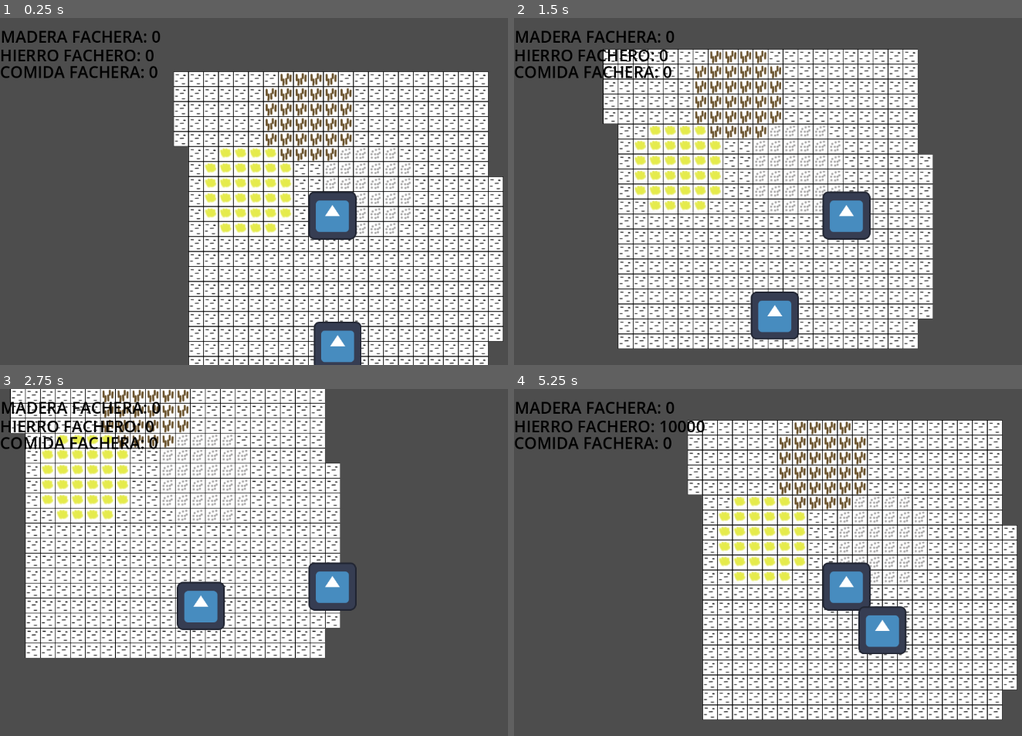
Above: before the commit, frames 1-4 (two rows, left to right).
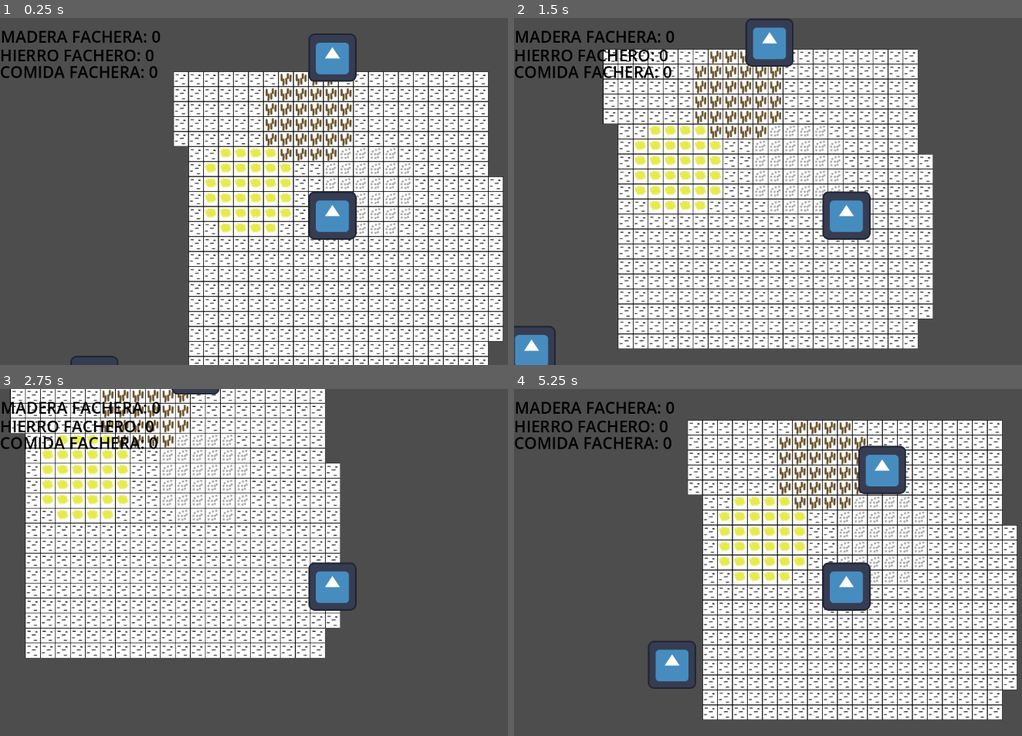
Above: after the commit, the same moments.

Repository: QuaaDev/Juego-Proyecto
Game: Godot game, scene res://Scene/Nucleo.tscn
Two runs of this game, one before a commit and one after it. Both use one fixed random seed, a clock stepped at 60 frames per second and the inputs below. The engine's default icon, where the game draws it, is replaced by a stand-in: a white triangle on a blue panel in a dark square.
Inputs:
- Up to frame 1 (0.25 s): no input
- Up to frame 2 (1.5 s): tap Enter at 0.5 s; hold Right (ui_right) 0.53-1.28 s; hold Down (ui_down) from 1.28 s (still down)
- Up to frame 3 (2.75 s): release Down (ui_down) at 2.03 s; hold Right (ui_right) from 2.03 s (still down)
- Up to frame 4 (5.25 s): release Right (ui_right) at 2.78 s; hold Up (ui_up) 2.78-3.53 s; hold Left (ui_left) 3.53-5.03 s; hold Down (ui_down) from 5.03 s (still down)

The runs differ from the first frame. In frame 1, 2.1% of the frame differs, in the area x 13-72%, y 4-100%; in frame 2, 2.9%; in frame 3, 1.4%; in frame 4, 3.5%, in the area x 26-78%, y 9-87%.

Commit message:
Copia Seguridad
Arreglando un error que no diferencia coordenadas negativas de positivas

Diff:
--- a/TodoJunto/Scene/Nucleo.tscn
+++ b/TodoJunto/Scene/Nucleo.tscn
@@ -17,4 +17,9 @@
 [node name="Player" parent="Menu/EscenaPrincipal" instance=ExtResource("3_xxmsj")]
 
 [node name="Aldeano" parent="Menu/EscenaPrincipal" instance=ExtResource("4_rd3sf")]
-position = Vector2(78, 411)
+position = Vector2(-571, 503)
+tipo_de_recurso = 1
+
+[node name="Aldeano2" parent="Menu/EscenaPrincipal" instance=ExtResource("4_rd3sf")]
+position = Vector2(64, -357)
+tipo_de_recurso = 2
--- a/TodoJunto/Scene/Player.tscn
+++ b/TodoJunto/Scene/Player.tscn
@@ -9,10 +9,6 @@
 [node name="Player" type="CharacterBody2D"]
 script = ExtResource("1_3wn4x")
 
-[node name="Timer" type="Timer" parent="."]
-one_shot = true
-autostart = true
-
 [node name="Sprite2D" type="Sprite2D" parent="."]
 texture = ExtResource("1_4vcqx")
 centered = false
@@ -23,5 +19,3 @@
 
 [node name="Camera2D" type="Camera2D" parent="."]
 zoom = Vector2(0.7, 0.7)
-
-[connection signal="timeout" from="Timer" to="." method="_on_timer_timeout"]
--- a/TodoJunto/Scene/aldeano.tscn
+++ b/TodoJunto/Scene/aldeano.tscn
@@ -1,7 +1,10 @@
-[gd_scene load_steps=3 format=3 uid="uid://dudb84bw4lo4s"]
+[gd_scene load_steps=4 format=3 uid="uid://dudb84bw4lo4s"]
 
 [ext_resource type="Script" path="res://Script/IA_aldeano.gd" id="1_41rv6"]
 [ext_resource type="Texture2D" uid="uid://ckfbdlbjl564t" path="res://Assets/icon.svg" id="2_2ypyp"]
+
+[sub_resource type="CircleShape2D" id="CircleShape2D_ij46q"]
+radius = 60.0333
 
 [node name="Aldeano" type="CharacterBody2D"]
 script = ExtResource("1_41rv6")
@@ -13,4 +16,7 @@
 one_shot = true
 autostart = true
 
+[node name="CollisionShape2D" type="CollisionShape2D" parent="."]
+shape = SubResource("CircleShape2D_ij46q")
+
 [connection signal="timeout" from="Timer" to="." method="_on_timer_timeout"]
--- a/TodoJunto/Script/Area2D.gd
+++ b/TodoJunto/Script/Area2D.gd
@@ -1,11 +1,14 @@
 extends Area2D
 class_name Zona_de_recursos
 #Recursos
-
 var tipo_recurso : int #Recurso de la zona
 #Hierro 1 comida 2 madera 3
 var velocidad_actualizacion_recursos = 10000
 #Recursos
+#Aldeanos
+var lista_de_aldeanos = []
+#Una lista de aldeanos dentro de la zona de recursos para comunicarse con ellos mas tarde
+#Aldeanos
 var radio_de_la_zona : int #Radio del Circle Shape
 var tamaño_cells : int #Cada cuantos pixeles se colocara una cell
 var coordenadas_shape : Vector2 #Coordenadas de la zona en el mapa
@@ -14,7 +17,7 @@
 var lista_de_cuadriculas_a_actualizar = []
 @onready var tile_map = $"../TileMap"
 @onready var yo_mismo = $"."
-@onready var EscenaPrincipal = get_parent().get_parent() #<--- actualizar
+@onready var EscenaPrincipal = get_parent().get_parent()
 #Los nodos deben de estar a la misma altura para funcionar la ruta
 #Seccion TileMap
 func editar_cuadricula():
@@ -52,6 +55,9 @@
 	#Actualiza el tilemap al atlas predeterminado
 	for i in lista_de_cuadriculas_a_actualizar:
 		tile_map.set_cell(0,tile_map.local_to_map(i),0,Vector2(0,0),0)
+	#Envia el mensaje a todos los aldeanos locales que se agoto el recurso
+	for i in lista_de_aldeanos:
+		i.recurso_local_agotado()
 	#Elimina el Area2D junto a todos sus hijos
 	EscenaPrincipal.actualizar_area_agotada(yo_mismo)
 func iniciar_zona(recurso : int,radio : int, tamaño_cell : int, coordenadas_shape2 : Vector2, cantidad : int):
@@ -85,12 +91,24 @@
 	temporizador.wait_time = 1
 	temporizador.start()
 	temporizador.timeout.connect(actualizar_recurso)
+	#Se agrega la señal enteredbody luego de cargar todo
+	EscenaPrincipal.activar_entered_body_area2d(yo_mismo)
 
-func entrando_al_recurso(_body):
-	temporizador.paused = false
+func entrando_al_recurso(body):
+	if body.name.contains("Aldeano"):
+		#Desactiva el movimiento del aldeano
+		if body.tipo_de_recurso == tipo_recurso:
+			body.estoy_dentro_de_la_zona()
+			#Activa la recoleccion de recurso
+			temporizador.paused = false
+			#Almacena al aldeano en la lista
+			lista_de_aldeanos.append(body)
+		else:
+			print("Entro en la zona, pero con el recurso equivocado :(")
 
-func saliendo_del_recurso(_body):
-	temporizador.paused = true
+func saliendo_del_recurso(body):
+	if body.name.contains("Aldeano"):
+		temporizador.paused = true
 
 
 func actualizar_recurso():
--- a/TodoJunto/Script/ControladorEscena.gd
+++ b/TodoJunto/Script/ControladorEscena.gd
@@ -47,3 +47,9 @@
 	for i in areas_de_recurso:
 		lista_coordenadas.append(i.collision_shape_2d.position)
 	return lista_coordenadas
+func obtener_areas_de_recursos():
+	return areas_de_recurso
+
+func activar_entered_body_area2d(objeto):
+	objeto.body_entered.connect(objeto.entrando_al_recurso)
+	objeto.body_exited.connect(objeto.saliendo_del_recurso)
--- a/TodoJunto/Script/IA_aldeano.gd
+++ b/TodoJunto/Script/IA_aldeano.gd
@@ -11,16 +11,28 @@
 #Velocidad del aldeano
 const velocidad = 40
 #Velocidad del aldeano
+#Timer
+@onready var timer = $Timer
+@export var tipo_de_recurso : int
 #Cuando todo este iniciado, ejecuta el codigo
 func _on_timer_timeout():
 	buscar_recurso_cercano()
 func buscar_recurso_cercano():
+	print(tipo_de_recurso)
 	var distancia = []
 	var resultado_distancia = []
+	#prueba
+	var lista_de_coordenadas_validas = []
+	var areas_de_recursos = escena_principal.obtener_areas_de_recursos()
+	for i in areas_de_recursos:
+		if i.tipo_recurso == tipo_de_recurso:
+			lista_de_coordenadas_validas.append(i.collision_shape_2d.position)
+	print(lista_de_coordenadas_validas)
+	#prueba
 	#Obtiene las coordenadas de todos los recursos
-	coordenadas_recursos = escena_principal.obtener_coordenadas_area_recursos()
+	#coordenadas_recursos = escena_principal.obtener_coordenadas_area_recursos()
 	#Almacena la diferencia entre las coordenadas en valor absoluto
-	for i in coordenadas_recursos:
+	for i in lista_de_coordenadas_validas:
 		distancia.append(Vector2(
 			abs(int(i.x) - int(position.x)),
 			abs(int(i.y) - int(position.y))
@@ -29,11 +41,19 @@
 	for i in distancia:
 		resultado_distancia.append(i.x + i.y)
 	#Obtiene las coordenadas del recurso mas cercano al aldeano
-	recurso_mas_cercano = escena_principal.areas_de_recurso[resultado_distancia.find(resultado_distancia.min())].coordenadas_shape
-	#Activa el movimiento
-	#El aldeano ira AL CENTRO del recurso, hay que arreglar esto mas adelante para que solo sea necesario el borde
-	moverse_x = true
-	moverse_y = true
+	#Si la lista no logro almacenar informacion significa que no hay recursos
+	#Si no hay recursos, se saltea el codigo para evitar errores
+	print(str(resultado_distancia) + "SOY" + name)
+	if resultado_distancia.size() > 0:
+		recurso_mas_cercano = escena_principal.areas_de_recurso[resultado_distancia.find(resultado_distancia.min())].coordenadas_shape
+		#Activa el movimiento
+		#El aldeano ira AL CENTRO del recurso, hay que arreglar esto mas adelante para que solo sea necesario el borde
+		moverse_x = true
+		moverse_y = true
+	else:
+		print("No quedan recursos de X tipo")
+	resultado_distancia.clear()
+
 func _process(_delta):
 	#Interruptor para el movimiento
 	if moverse_x or moverse_y:
@@ -57,3 +77,12 @@
 		#Ejecuta el movimiento
 		move_and_slide()
 	pass
+#Cuando entra a la zona de recursos, frena el movimiento automaticamente
+#Esta señal la envia la zona de recursos al detectar el body
+func estoy_dentro_de_la_zona():
+	moverse_x = false
+	moverse_y = false
+
+#Se resetea el timer para ejecutar el codigo de buscar recursos esperando a que el antiguo desaparezca
+func recurso_local_agotado():
+	timer.start()
--- a/TodoJunto/Script/Movimiento_jugador.gd
+++ b/TodoJunto/Script/Movimiento_jugador.gd
@@ -26,16 +26,3 @@
 	else:
 		velocity.y = move_toward(velocity.y, 0, SPEED)
 	move_and_slide()
-
-#Area2D
-func _on_timer_timeout():
-	#Se recibe la lista de areas de recurso
-	var lista_de_areas_de_recurso = EscenaPrincipal.areas_de_recurso
-	for i in lista_de_areas_de_recurso:
-		#Se conecta cada recurso al jugador
-		i.body_entered.connect(i.entrando_al_recurso)
-		i.body_exited.connect(i.saliendo_del_recurso)
-		#Se conectan a la funcion del objeto del area
-		#Se hace time out para dar tiempo a crear todos los nodos antes de proceder
-		#Se le conecta a la señal con Variable.Señal.connect(Funcion que recibe la señal)
-#Area2D
